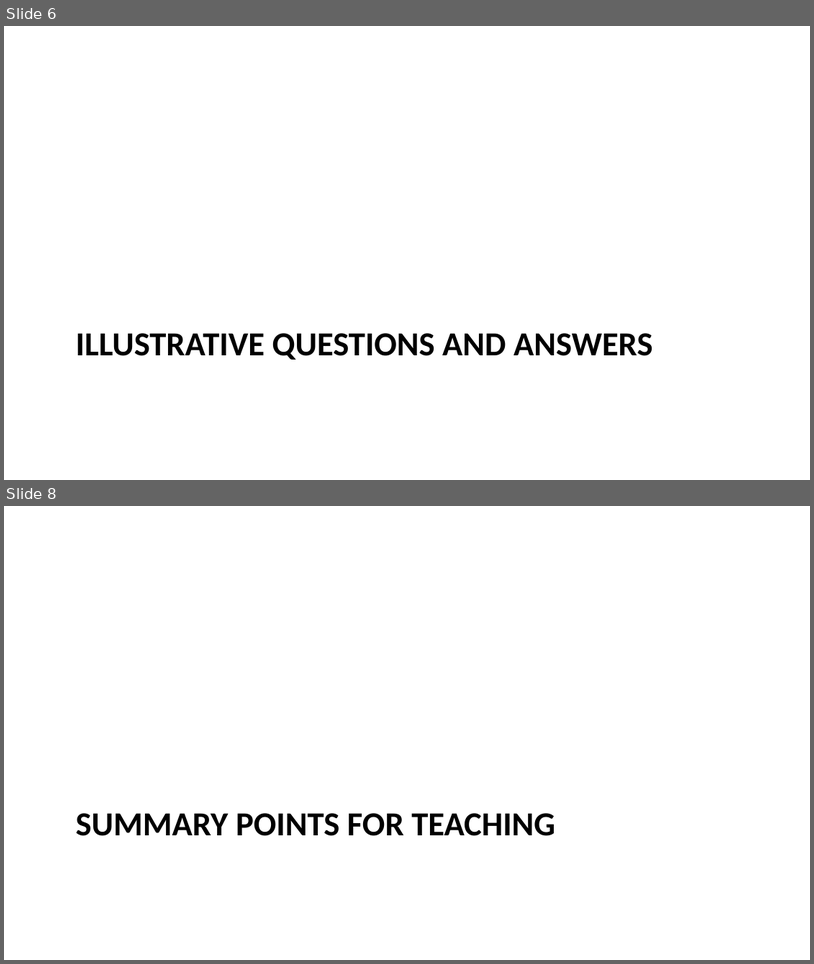
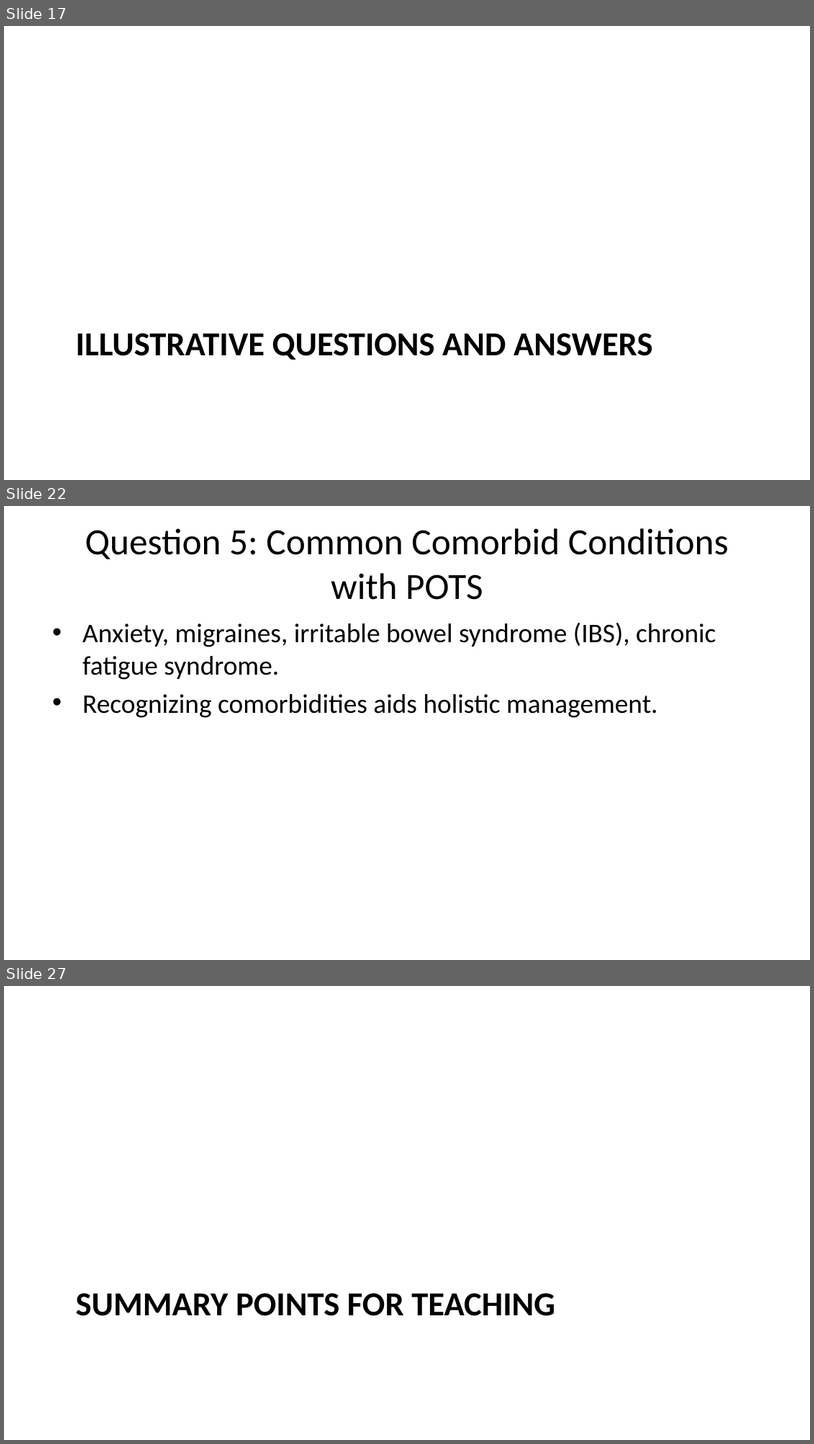
Before and after one commit to lricher7329/lricher7329.github.io, a slide deck: docs/cases/pots.pptx. Shown one above the other, each under a label of ours: slides 6 and 8 before the commit, slides 17, 22 and 27 after it; the slides between them are not shown. The pictures are 814x964 and 814x1444 pixels, drawn with LibreOffice and Linux fonts; fonts in the diff are those of the drawing. Boxes give left, top, right and bottom in pixels: in the first picture for what was removed or moved away, otherwise in the second. Text is boxed around its words. In the diff, an @@ line names an element or a change of style, - is before the commit and + after.

Commit message:
updated pots case

```diff
--- a/docs/cases/pots.pptx
+++ b/docs/cases/pots.pptx
@@ slide 22 added at (4,506,810,960), background #FFFFFF @@
@@ title added at (85,528,729,600), 33 pt, text #000000 @@
+Question 5: Common Comorbid Conditions with POTS
@@ text added at (82,623,716,718), 24 pt, text #000000 @@
+• Anxiety, migraines, irritable bowel syndrome (IBS), chronic fatigue syndrome.
+• Recognizing comorbidities aids holistic management.
@@ what was slide 6 is now slide 17 @@
@@ what was slide 8 is now slide 27 @@
```
Also in this commit, not shown: 4 slides changed, 18 other slides added, 10 other files.
